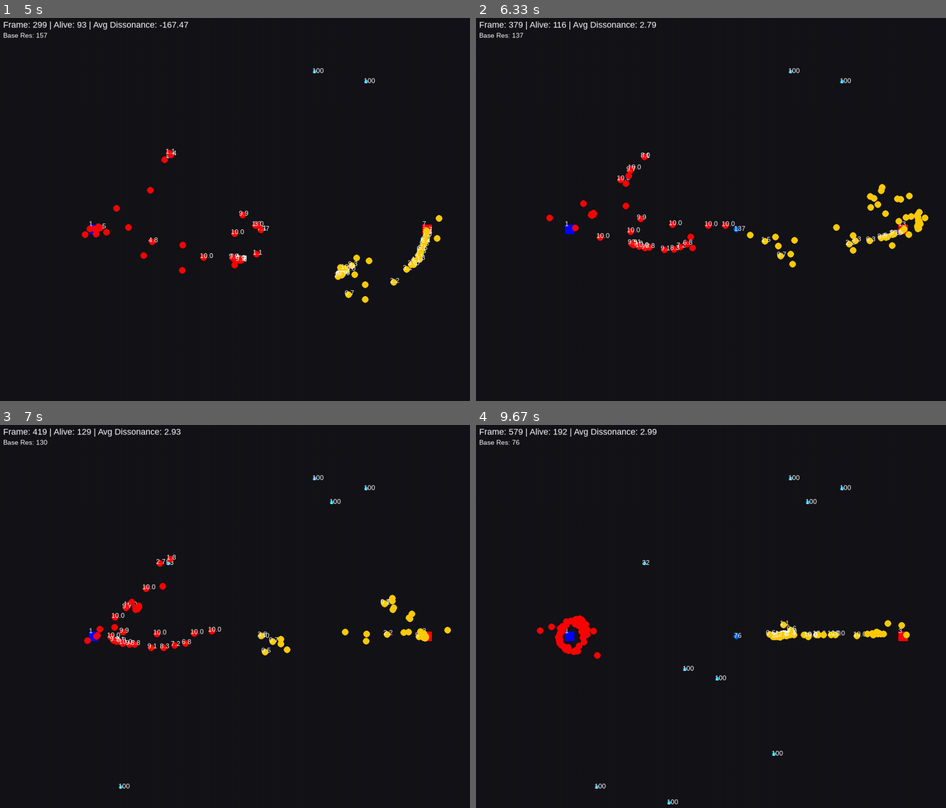
Above: before the commit, frames 1-4 (two rows, left to right).
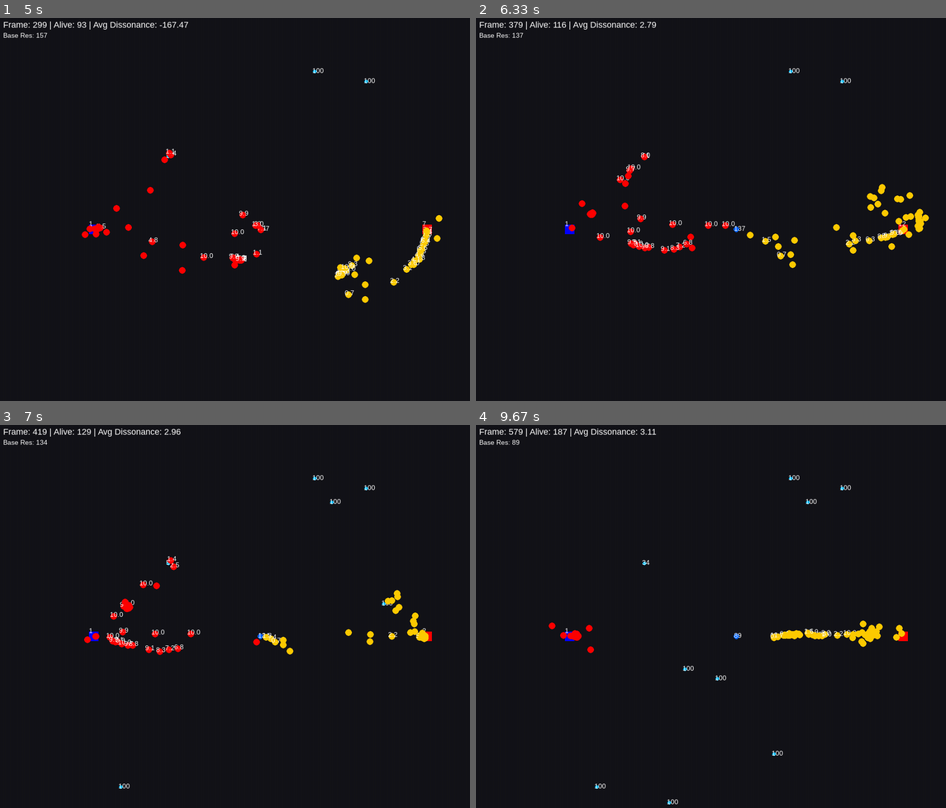
Above: after the commit, the same moments.

Repository: Christophe-RCC/manifeste-mrcc-conscience-dissonance-systeme
Game: pygame game, started from Code-python/Emergent_behavior_via_physics_V1_pygame.py
Same seed, same stepped clock (60 frames per second), same inputs: the game is played once before the commit and once after it.
Inputs:
- Up to frame 1 (5 s): no input
- Up to frame 2 (6.33 s): no input
- Up to frame 3 (7 s): no input
- Up to frame 4 (9.67 s): no input

Frame 1 is identical in both runs. In frame 2, 0.4% of the frame differs, in the area x 14-97%, y 38-66%; in frame 3, 1.5%, in the area x 9-96%, y 0-61%; in frame 4, 1.3%.

Commit message:
Update Emergent_behavior_via_physics_V1_pygame.py
got ride of #clamp to prevent strange behaviors

Diff:
--- a/Code-python/Emergent_behavior_via_physics_V1_pygame.py
+++ b/Code-python/Emergent_behavior_via_physics_V1_pygame.py
@@ -349,8 +349,8 @@
 
         # --- LIMITES DU MONDE (CLAMP) ---
         # Empêche les agents de sortir du monde et d'exploser les coordonnées
-        self.x = max(0.0, min(100.0, self.x))
-        self.y = max(0.0, min(100.0, self.y))
+        #self.x = max(0.0, min(100.0, self.x))
+        #self.y = max(0.0, min(100.0, self.y))
 
         # Sécurité sur la vitesse pour éviter les explosions
         max_speed = 50.0
